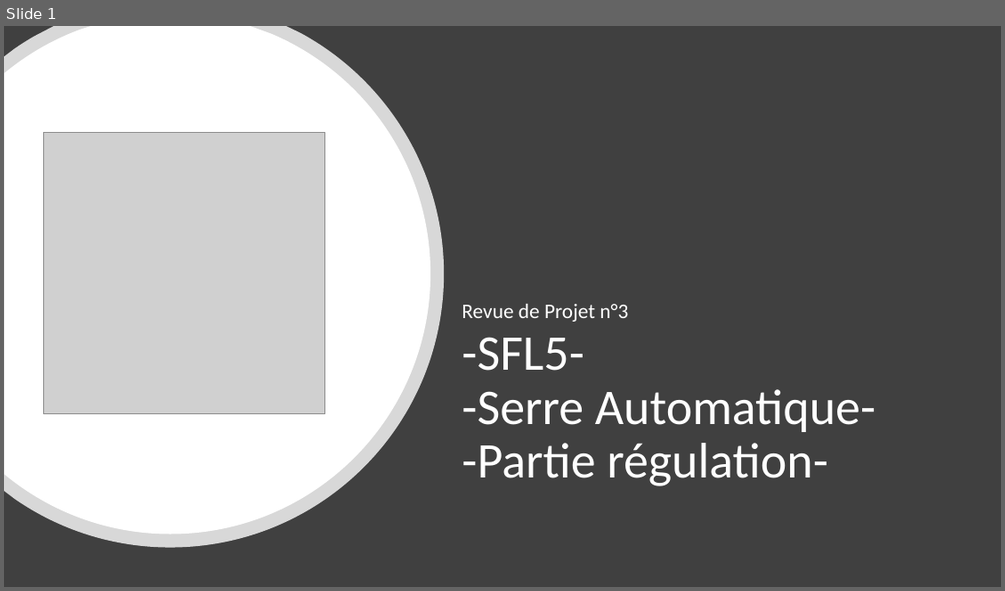
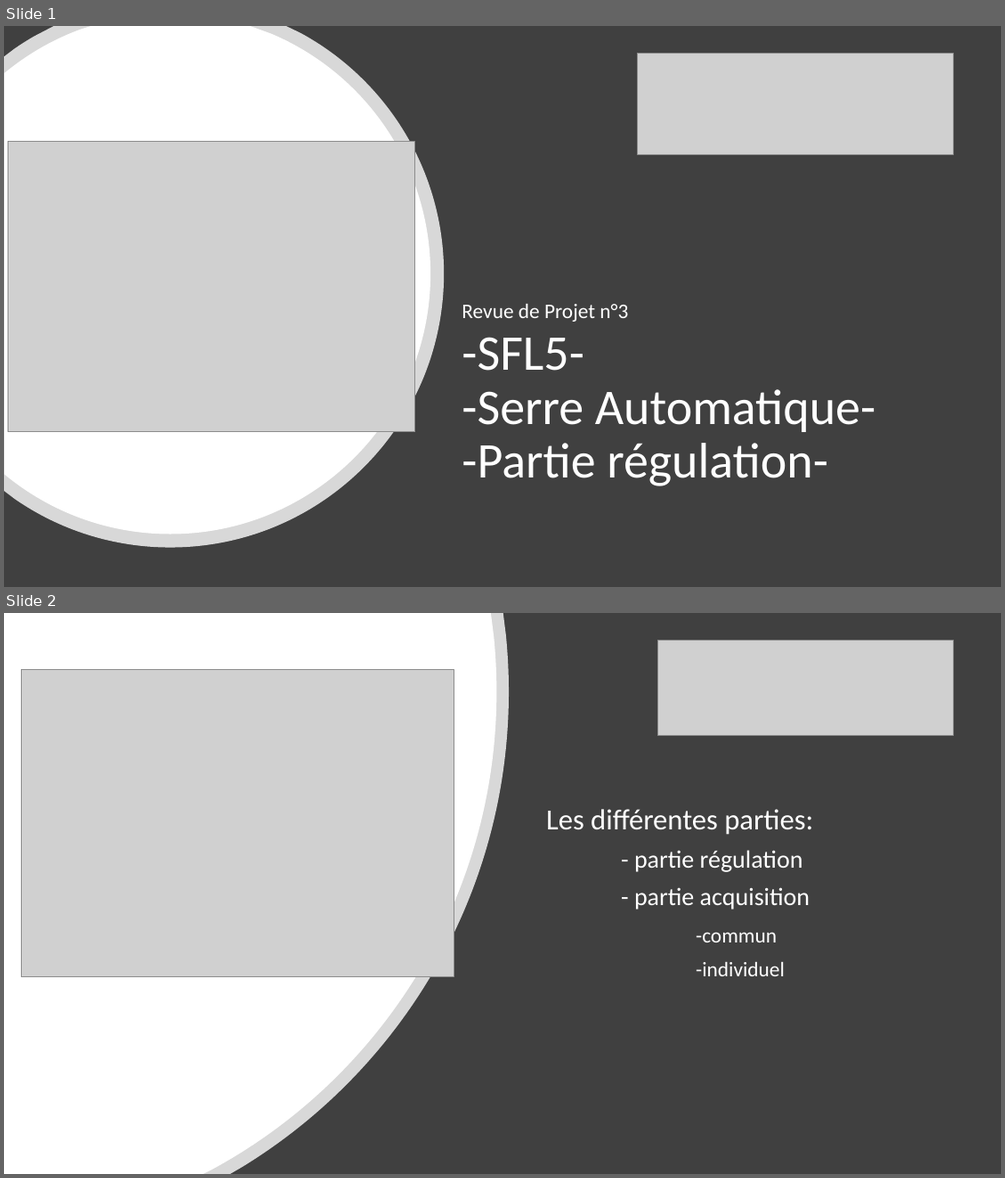
Before and after one commit to lucasminaud/projet_sfl5_serre_automatique, a slide deck: Partie personnelle Lucas MINAUD/revue/revue 3.pptx. Shown one above the other, each under a label of ours: slide 1 before the commit, slides 1 and 2 after it. The pictures are 1005x591 and 1005x1178 pixels, drawn with LibreOffice and Linux fonts; fonts in the diff are those of the drawing; grey boxes stand for pictures. Boxes give left, top, right and bottom in pixels: in the first picture for what was removed or moved away, otherwise in the second. Text is boxed around its words. In the diff, an @@ line names an element or a change of style, - is before the commit and + after.

```diff
--- a/Partie personnelle Lucas MINAUD/revue/revue 3.pptx
+++ b/Partie personnelle Lucas MINAUD/revue/revue 3.pptx
@@ slide 2 added at [4, 613, 1001, 1174], background #FFFFFF @@
@@ rectangle added at [4, 613, 1001, 1174], fill #404040 @@
@@ freeform shape added at [4, 613, 509, 1174], fill #FFFFFF at 80% opacity @@
@@ freeform shape added at [4, 613, 497, 1174], fill #FFFFFF @@
@@ picture added at [657, 640, 953, 735] @@
@@ picture added at [22, 669, 454, 976] @@
@@ subtitle added at [546, 809, 813, 976], 24 pt, text #FFFFFF @@
+Les différentes parties:
+- partie régulation
+- partie acquisition
+-commun
+-individuel
@@ slide 1 changed as well @@
@@ picture added at [638, 53, 953, 155] @@
@@ picture: place and size @@
-picture at [44, 132, 324, 413]
+picture at [8, 141, 415, 431]
```
Also in this commit, not shown: 1 other slide changed, 2 other slides added, 3 other files.
